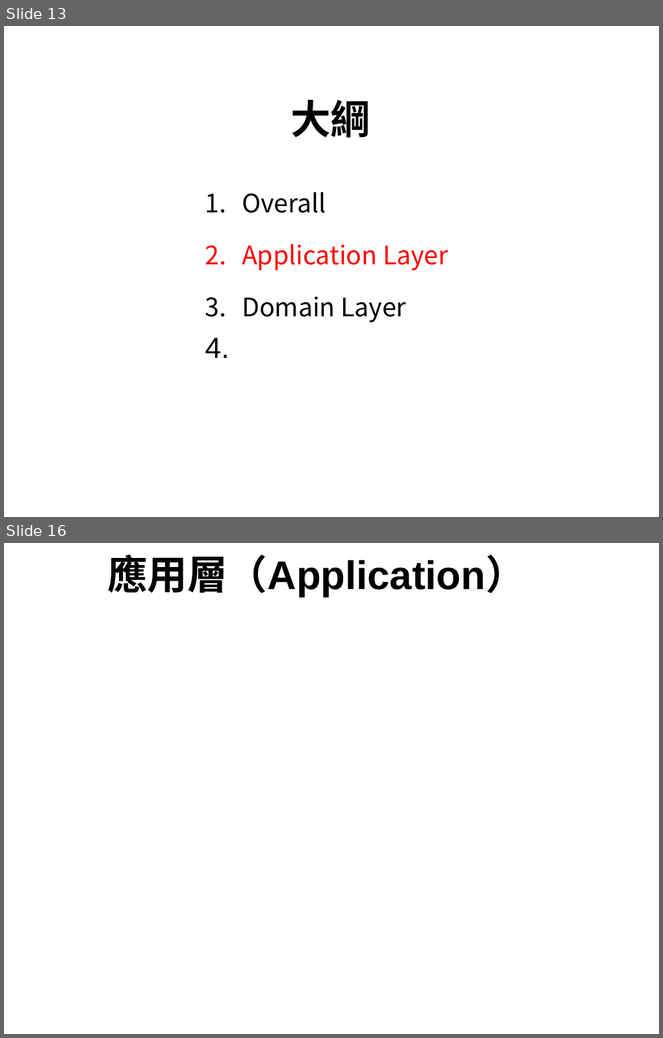
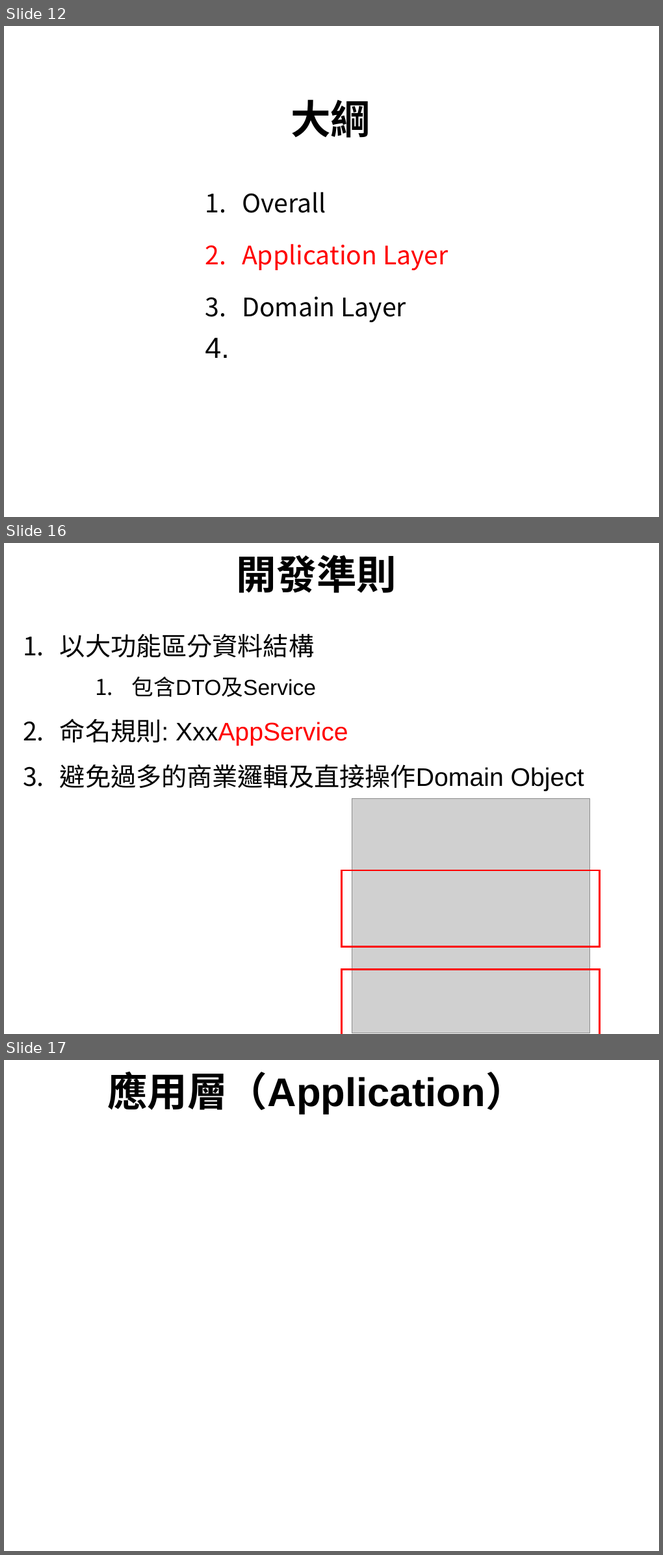
Before and after one commit to Sean2416/MarkDown, a slide deck: ABP.ppt. Shown one above the other, each under a label of ours: slides 13 and 16 before the commit, slides 12, 16 and 17 after it; the slides between them are not shown. The pictures are 663x1038 and 663x1555 pixels, drawn with LibreOffice and Linux fonts; fonts in the diff are those of the drawing; grey boxes stand for pictures; background and template pictures are left out. Boxes give left, top, right and bottom in pixels: in the first picture for what was removed or moved away, otherwise in the second. Text is boxed around its words. In the diff, an @@ line names an element or a change of style, - is before the commit and + after.

Commit message:
Application Service

```diff
--- a/ABP.ppt
+++ b/ABP.ppt
@@ slide 16 added at bbox=[4, 543, 659, 1034], background picture (left out) @@
@@ text added at bbox=[237, 555, 397, 593], 44 pt, text #000000, bold @@
+開發準則
@@ text added at bbox=[60, 634, 584, 791], 28 pt, text #000000 @@
+  1. 以大功能區分資料結構
+    1. 包含DTO及Service
+  2. 命名規則: XxxAppService
+  3. 避免過多的商業邏輯及直接操作Domain Object
@@ picture added at bbox=[352, 799, 590, 1034] @@
@@ rectangle added at bbox=[342, 871, 600, 947], outline #FF0000 2.01 pt @@
@@ rectangle added at bbox=[342, 969, 600, 1034], outline #FF0000 2.01 pt @@
@@ page number added at bbox=[631, 1010, 659, 1034], 12 pt, text #FFFFFF @@
+16
@@ what was slide 13 is now slide 12 @@
@@ what was slide 16 is now slide 17 @@
```
Also in this commit, not shown: 2 slides changed, 1 other slide added, 1 slide removed, 2 other files.
